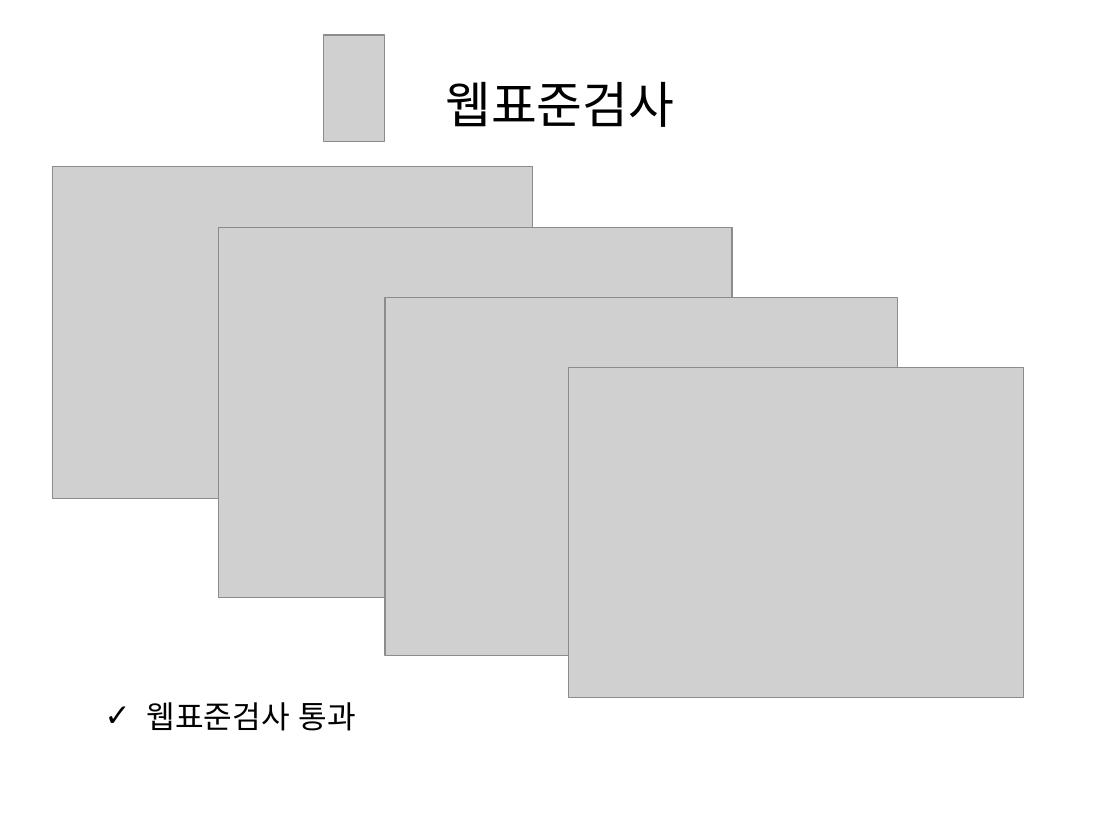
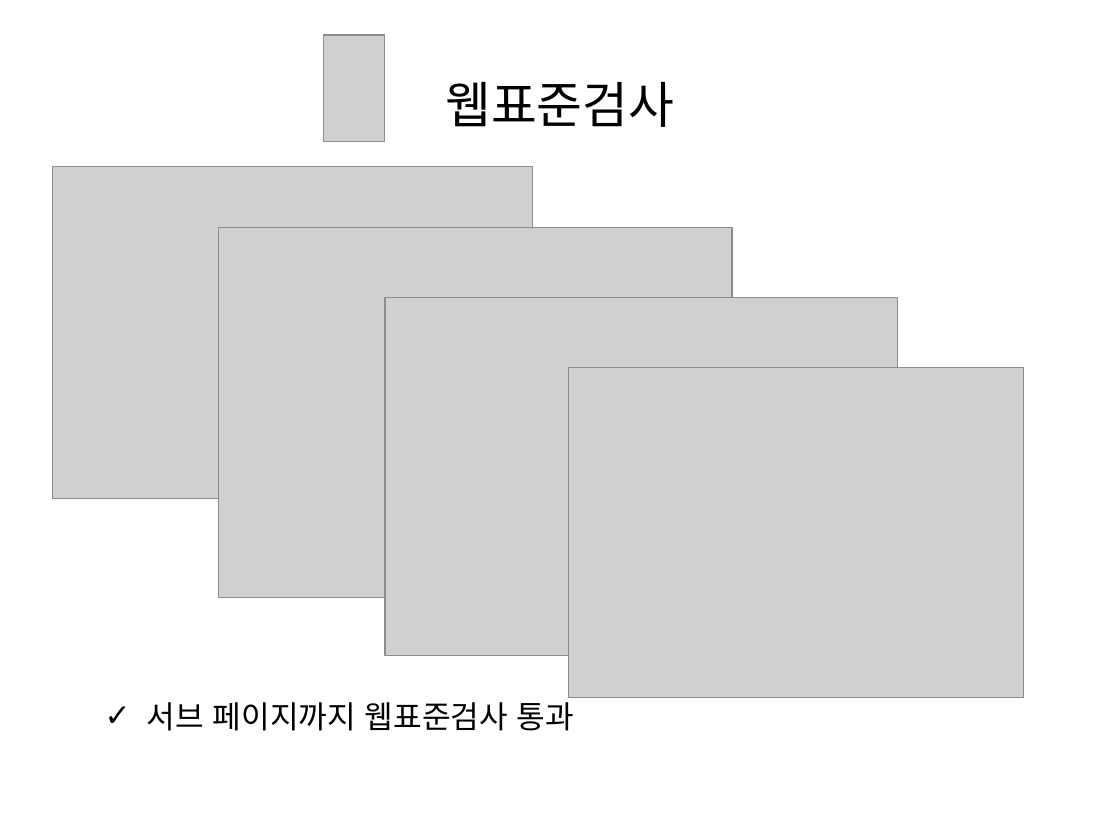
Before and after one commit to grapePrince/planthounse, a slide deck: slide 39 of presentation/최종발표.ppt. Drawn at 1120x840 pixels with LibreOffice and Linux fonts; fonts in the diff are those of the drawing; grey boxes stand for pictures. Boxes give left, top, right and bottom in pixels: in the first picture for what was removed or moved away, otherwise in the second. Text is boxed around its words. In the diff, an @@ line names an element or a change of style, - is before the commit and + after.

```diff
--- a/presentation/최종발표.ppt
+++ b/presentation/최종발표.ppt
@@ text at [147,696,574,731]: text changed @@
-✓ 웹표준검사 통과
+✓ 서브 페이지까지 웹표준검사 통과
```
Also in this commit, not shown: 4 other files.
